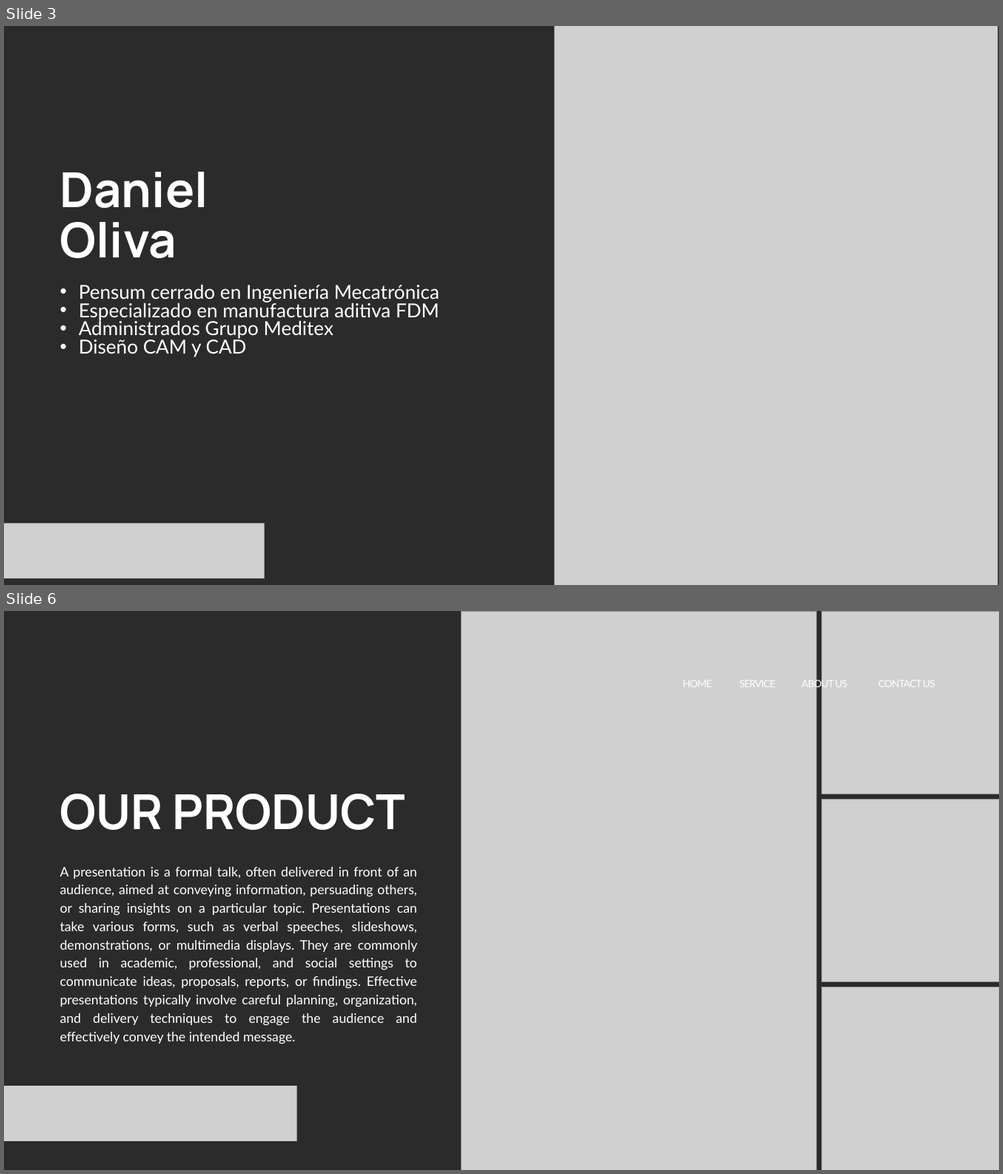
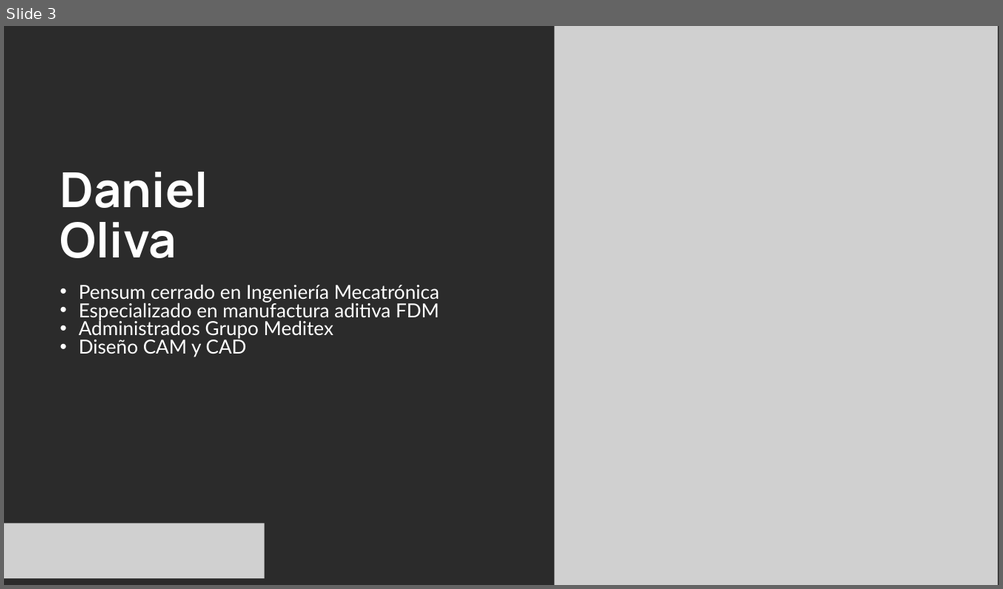
Before and after one commit to PabloJLM/ESPNOW-en-accion, a slide deck: Presentacion ESP NOW.pptx. Shown one above the other, each under a label of ours: slides 3 and 6 before the commit, slide 3 after it; the slides between them are not shown. The pictures are 1003x1174 and 1003x589 pixels, drawn with LibreOffice and Linux fonts; fonts in the diff are those of the drawing; grey boxes stand for pictures; background and template pictures are left out; a plain dark background stands for a picture behind light text. Boxes give left, top, right and bottom in pixels: in the first picture for what was removed or moved away, otherwise in the second. Text is boxed around its words. In the diff, an @@ line names an element or a change of style, - is before the commit and + after.

```diff
--- a/Presentacion ESP NOW.pptx
+++ b/Presentacion ESP NOW.pptx
@@ slide 6 removed at [4,611,999,1170], background picture (left out) @@
@@ text removed at [683,681,711,687] @@
-  HOME
@@ text removed at [739,681,775,687] @@
-  SERVICE
@@ text removed at [801,678,848,689] @@
-  ABOUT US
@@ text removed at [878,681,935,687] @@
-  CONTACT US
@@ text removed at [60,794,405,830] @@
-OUR PRODUCT
@@ text removed at [60,867,418,1045] @@
-  A presentation is a formal talk, often delivered in front of an audience, aimed at conveying information, persuading others, or sharing insights on a particular topic. Presentations can take various forms, such as verbal speeches, slideshows, demonstrations, or multimedia displays. They are commonly used in academic, professional, and social settings to communicate ideas, proposals, reports, or findings. Effective presentations typically involve careful planning, organization, and delivery techniques to engage the audience and effectively convey the intended message.
@@ group removed at [461,611,999,1170]: 4 pictures @@
@@ picture removed at [4,1086,296,1141] @@
```
Also in this commit, not shown: 2 slides changed, 12 slides added, 4 other slides removed, 1 other file.
